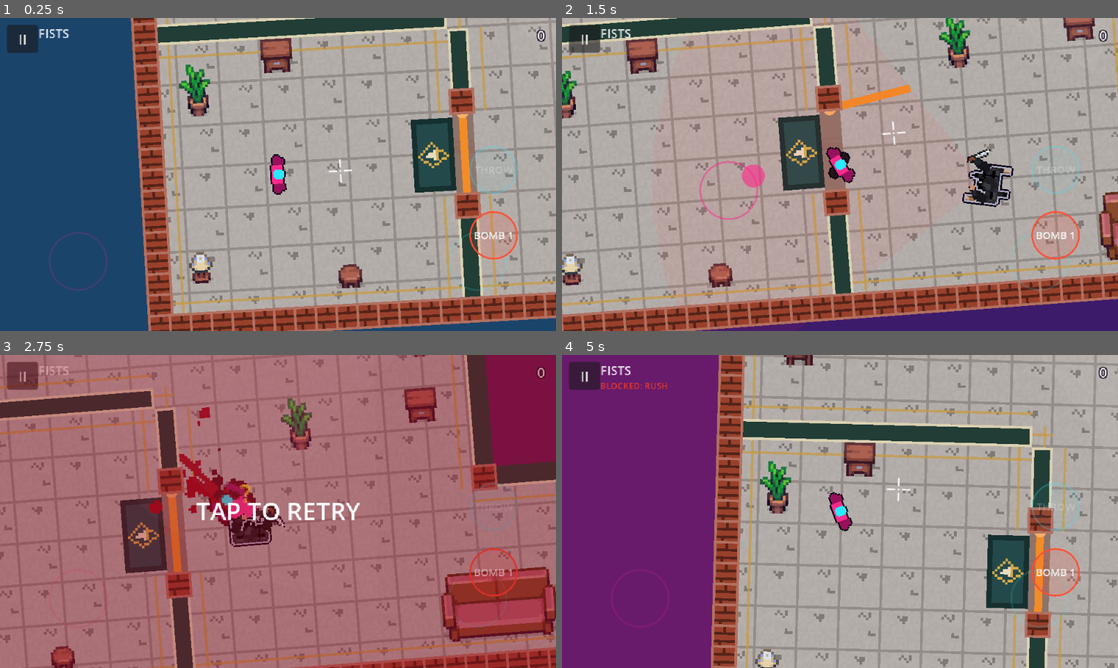
Above: before the commit, frames 1-4 (two rows, left to right).
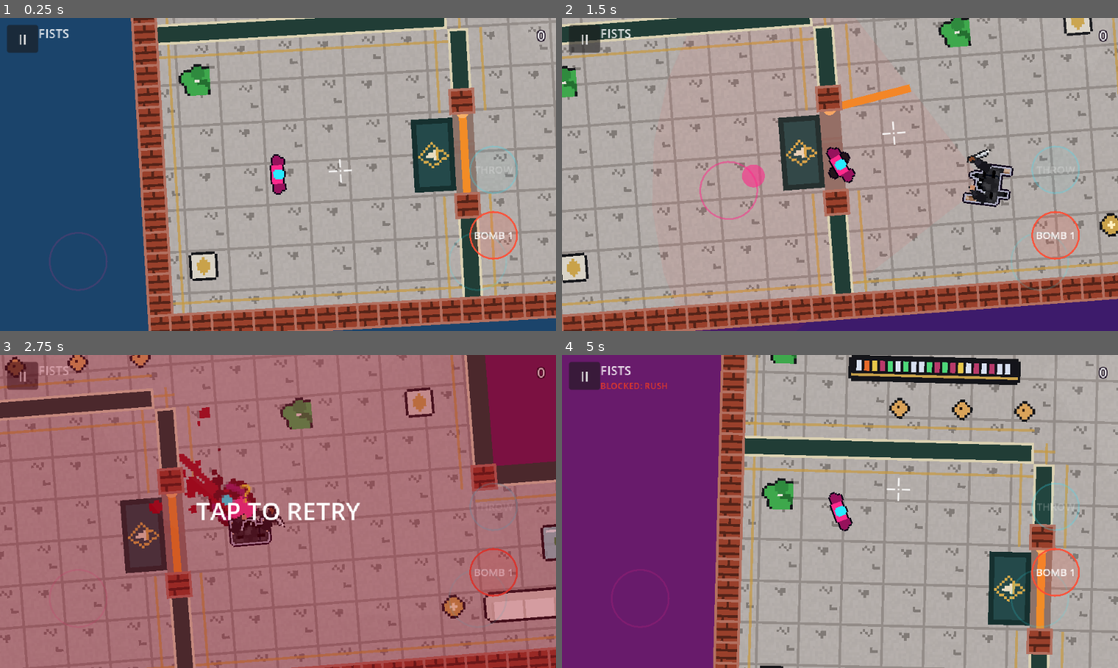
Above: after the commit, the same moments.

Repository: Evildodo3301/cyberhouse
Game: Godot game, scene res://scenes/levels/level_01.tscn
Same seed, same stepped clock (60 frames per second), same inputs: the game is played once before the commit and once after it.
Inputs (mouse positions are in pixels of both pictures, inside the frame that each line leads up to):
- Up to frame 1 (0.25 s): no input
- Up to frame 2 (1.5 s): tap Enter at 0.5 s; move the mouse to (962, 158) at 0.52 s; hold D (move_right) 0.53-1.25 s; tap Down (aim_down) at 0.6 s; click (962, 158) at 0.67 s; drag from (728, 190) to (856, 115) at 1.27 s
- Up to frame 3 (2.75 s): tap Enter at 2 s; move the mouse to (333, 442) at 2.02 s; hold D (move_right) from 2.03 s (still down); tap Right (aim_right) at 2.1 s
- Up to frame 4 (5 s): release D (move_right) at 2.75 s; tap Enter at 2.75 s; drag from (812, 574) to (673, 464) at 2.77 s; move the mouse to (1006, 558) at 3.52 s; hold A (move_left) 3.53-4.25 s; tap Space (attack) at 3.6 s; drag from (673, 464) to (756, 433) at 4.27 s

The runs differ from the first frame. In frame 1, 2.1% of the frame differs, in the area x 32-66%, y 6-87%; in frame 2, 3.4%; in frame 3, 6.0%; in frame 4, 32%, in the area x 26-100%, y 0-100%.

Commit message:
Fancy house furniture in every room of level 1
The Art Director's furniture (white sofas, leopard rug, glass tables, TV
walls, vinyl cabinets, pianos, desks, bars and stools, gold lamps, plants,
statues, kitchen counters, sink, stove, fridge, bathtubs, toilets) replaces
the old interiors pieces, arranged per room: a lounge with sofas round the
leopard rug, a kitchen with an island and stools, a bar in the exit room,
bathrooms, bedrooms (old beds kept until there are fancy ones). A room with
its own big rug gets no gang rug. Doors, spawns and pickups stay clear.

No version bump: no build until the Creative Director asks for one.

Co-Authored-By: Claude Opus 5.5 (1M context) <noreply@anthropic.com>
Claude-Session: https://claude.ai/code/session_01NRYTnNTQ9YXp86yos9nk5w

Diff:
--- a/scenes/levels/level_01.tscn
+++ b/scenes/levels/level_01.tscn
@@ -94,115 +94,102 @@
 floor_bath 57 58
 floor_marble 90 50
 bed_blue 2 2
-cabinet 6 2
-lamp 9 3
-desk 26 2
-chair 26 6
-cabinet 33 2
-plant 43 2
+gold_lamp 6 2
+desk 22 2
+chair 23 4
+plant 28 2
+vinyl_cabinet 2 12
+piano 12 12
+statue 2 22
+plant 28 14
+bathtub 33 2
+kitchen_sink 40 2
+toilet 43 2
+plant 43 9
+statue 33 9
 bed_green 48 2
-cabinet 52 2
-plant 70 17
-bed_green 75 2
+gold_lamp 52 2
+tv_wall 60 2
+vinyl_cabinet 69 2
+white_sofa_long 58 9
+statue 48 14
+plant 71 17
+bed_blue 76 2
+gold_lamp 80 2
+desk 84 2
+chair 85 4
+statue 96 2
 bed_green 99 2
-desk 84 2
-chair 85 6
-books 80 2
-plant 45 22
-plant 100 23
-sofa 20 34
-table 26 38
-plant 2 31
-chair_side 3 46
-lamp 2 36
-plant 47 61
-table 63 34
-chair 60 34
-chair 71 34
-stool 74 32
-stool 77 32
-cabinet 56 31
-cabinet 76 61
-stool 66 61
-desk 98 34
-chair_side 96 38
-books 84 31
+white_sofa_side 101 8
+piano 76 12
+plant 101 17
+statue 45 22
+plant 70 22
+gold_lamp 74 22
+plant 46 27
+statue 76 27
+plant 84 27
+leopard_rug 20 33
+white_sofa_long 21 31
+white_sofa_side 18 33
+leopard_cushion 23 31
+leopard_cushion 28 31
+leopard_cushion 18 35
+glass_table 24 35
+tv_wall 21 41
+gold_lamp 31 31
+gold_lamp 16 40
+piano 2 31
+vinyl_cabinet 2 36
+statue 2 40
+plant 2 46
+desk 40 31
+chair 41 33
+plant 48 31
+bar_counter 6 47
+bar_stool 8 49
+bar_stool 11 49
+bar_stool 14 49
+white_sofa_long 30 62
+glass_table 33 59
+gold_lamp 28 62
+plant 47 57
+statue 47 62
+plant 21 52
+statue 27 52
 plant 2 53
-books 12 2
-books 14 2
-cabinet 18 2
-plant 22 2
-plant 2 9
-books 2 13
-cabinet 2 16
-lamp 2 20
-plant 2 25
-stool 22 27
-sofa 16 16
-books 29 10
-cabinet 29 14
-cabinet 37 2
-lamp 40 2
-cabinet 33 7
-stool 43 9
-plant 43 12
-table 36 8
-desk 58 2
-chair 58 4
-books 66 2
-cabinet 70 2
-lamp 71 6
-plant 48 9
-cabinet 48 14
-table 60 9
-stool 66 10
-cabinet 89 2
-plant 93 2
-lamp 76 9
-cabinet 76 13
-plant 101 10
-books 101 15
-sofa 80 12
-cabinet 70 22
-books 74 22
-stool 46 27
-lamp 52 27
-cabinet 76 27
-stool 84 27
-books 22 30
-cabinet 36 30
-plant 44 30
-cabinet 48 30
-table 40 36
-stool 45 37
-plant 27 48
-cabinet 2 41
-cabinet 6 52
-lamp 2 62
-stool 9 63
-sofa 28 61
-table 36 59
-chair 34 59
-plant 21 52
-cabinet 27 52
-cabinet 79 31
-plant 52 31
-sofa 62 43
-stool 54 44
-cabinet 101 30
-plant 85 50
-cabinet 85 55
-lamp 85 61
-books 92 63
-table 90 46
-sofa 92 51
-cabinet 52 61
-books 60 62
+statue 2 62
+kitchen_counter 52 30
+fridge 57 30
+stove 72 30
+kitchen_sink 74 30
+kitchen_counter 76 30
+kitchen_counter 62 38
+bar_stool 62 40
+bar_stool 64 40
+bar_stool 66 40
+glass_table 54 44
+plant 79 49
+bar_counter 88 35
+bar_stool 89 37
+bar_stool 92 37
+bar_stool 95 37
+gold_lamp 101 31
+white_sofa_side 101 38
+glass_table 96 40
+piano 89 47
+statue 85 50
+plant 85 63
+tv_wall 88 63
+bathtub 58 62
+toilet 52 62
+kitchen_sink 52 57
 plant 60 57
 bed_blue 78 56
-books 64 56
-plant 70 62
-desk 79 61"
+gold_lamp 78 61
+vinyl_cabinet 64 62
+desk 64 57
+chair 65 59"
 
 [node name="Player" parent="." instance=ExtResource("4_player")]
 
--- a/scripts/levels/level_map.gd
+++ b/scripts/levels/level_map.gd
@@ -23,7 +23,8 @@
 ##
 ## Furniture goes in a second list, one item per line: "sofa 17 1" puts a
 ## sofa with its top-left corner on tile (17, 1). "floor_brick 5 5" gives
-## the room around tile (5, 5) a brick floor (kitchens, bathrooms); other
+## the room around tile (5, 5) a brick floor; "floor_marble",
+## "floor_dark_marble" and "floor_bath" give it a fancy floor; other
 ## rooms get wood. Solid pieces block you,
 ## enemies and bullets (enemies path round them); rugs are floor decoration.
 ## Art: Pixel 16 Interiors (free version) by zedpxl, see CREDITS.md.
@@ -68,6 +69,17 @@
 	preload("res://assets/levels/rugs/doormat-B-wire-crown-28x16.png"),
 	preload("res://assets/levels/rugs/doormat-C-static-saints-28x16.png"),
 ]
+## The fancy house furniture (our own, one file each in
+## res://assets/levels/furniture/): whether it is solid. These names win
+## over the interiors sheet's when both have one (plant, chair, desk).
+const FANCY_FURNITURE := {
+	"leopard_rug": false, "leopard_cushion": false,
+	"white_sofa_long": true, "white_sofa_side": true, "glass_table": true,
+	"tv_wall": true, "vinyl_cabinet": true, "piano": true, "desk": true,
+	"chair": true, "bar_counter": true, "bar_stool": true, "gold_lamp": true,
+	"plant": true, "statue": true, "kitchen_counter": true, "kitchen_sink": true,
+	"stove": true, "fridge": true, "bathtub": true, "toilet": true,
+}
 ## Floor tiles in the interiors sheet. Rooms take turns: wood, brick, wood...
 const WOOD_TILES := [Rect2(96, 48, 16, 16), Rect2(112, 48, 16, 16)]
 const BRICK_TILES := [Rect2(48, 32, 16, 16), Rect2(48, 48, 16, 16)]
@@ -265,7 +277,7 @@
 	rooms.sort()
 	for room in rooms:
 		var tiles: Array = tiles_of_room[room]
-		if tiles.size() < rug_min_tiles:
+		if tiles.size() < rug_min_tiles or _rooms_with_own_rug().has(room):
 			continue
 		var middle := Vector2.ZERO
 		for at in tiles:
@@ -291,6 +303,16 @@
 		_add_rug(GANG_DOORMATS[rng.randi() % GANG_DOORMATS.size()], spot, door.rotation)
 
 
+## Rooms whose furniture list already has a big rug (they get no gang rug).
+func _rooms_with_own_rug() -> Dictionary:
+	var rooms := {}
+	for line in furniture.strip_edges().split("\n", false):
+		var parts := line.strip_edges().split(" ", false)
+		if parts.size() == 3 and parts[0] == "leopard_rug":
+			rooms[_room_of_tile.get(Vector2i(int(parts[1]), int(parts[2])), -1)] = true
+	return rooms
+
+
 ## True if every tile of the size x size block at `corner` is floor of `room`.
 func _room_covers(room: int, corner: Vector2i, size: Vector2i) -> bool:
 	for y in size.y:
@@ -322,20 +344,28 @@
 		if parts.size() == 3 and parts[0].begins_with("floor_") and FANCY_FLOORS.has(parts[0].trim_prefix("floor_")):
 			_room_floor[_room_of_tile.get(Vector2i(int(parts[1]), int(parts[2])), -1)] = parts[0].trim_prefix("floor_")
 			continue
-		if parts.size() != 3 or not FURNITURE.has(parts[0]):
+		if parts.size() != 3 or not (FURNITURE.has(parts[0]) or FANCY_FURNITURE.has(parts[0])):
 			push_warning("LevelMap: bad furniture line '%s'" % line)
 			continue
-		var region: Rect2 = FURNITURE[parts[0]][0]
-		var solid: bool = FURNITURE[parts[0]][1]
 		var piece := Sprite2D.new()
 		piece.name = parts[0].capitalize().replace(" ", "")
-		piece.texture = INTERIORS
-		piece.region_enabled = true
-		piece.region_rect = region
+		var region: Rect2
+		var solid: bool
+		if FANCY_FURNITURE.has(parts[0]):
+			piece.texture = load("res://assets/levels/furniture/%s.png" % parts[0])
+			region = Rect2(Vector2.ZERO, piece.texture.get_size())
+			solid = FANCY_FURNITURE[parts[0]]
+			piece.add_to_group("fancy_furniture")
+		else:
+			region = FURNITURE[parts[0]][0]
+			solid = FURNITURE[parts[0]][1]
+			piece.texture = INTERIORS
+			piece.region_enabled = true
+			piece.region_rect = region
 		piece.centered = false
 		piece.texture_filter = CanvasItem.TEXTURE_FILTER_NEAREST
 		piece.position = Vector2(int(parts[1]), int(parts[2])) * tile_px
-		if not solid:
+		if parts[0].ends_with("rug") or parts[0].begins_with("rug_"):
 			piece.z_index = -1   # rugs: on the floor, under the blood
 		add_child(piece)
 		if solid:
--- a/tests/level_01_test.gd
+++ b/tests/level_01_test.gd
@@ -52,8 +52,14 @@
 	# Looks: the player wears the pink sheet, every enemy the cop sheet.
 	check(player._sprite != null and player._sprite.texture.resource_path.ends_with("player_torso.png"), "the player wears the pink template torso")
 	check(player._legs_sprite != null and player._legs_sprite.get_parent().name == "Legs", "the template's feet are on the legs (they turn apart)")
-	var pieces := map.get_children().filter(func(c): return c is Sprite2D and c.region_enabled)
-	check(pieces.size() >= 30, "furniture in every room (%d pieces)" % pieces.size())
+	var pieces := map.get_children().filter(func(c): return c is Sprite2D and (c.region_enabled or c.is_in_group("fancy_furniture")))
+	check(pieces.size() >= 80, "lots of furniture (%d pieces)" % pieces.size())
+	var fancy_rooms := {}
+	for piece in root.get_tree().get_nodes_in_group("fancy_furniture"):
+		fancy_rooms[map.room_at(piece.position + piece.texture.get_size() * 0.5)] = true
+	check(fancy_rooms.size() == map.room_count(), "fancy furniture in every room (%d of %d)" % [fancy_rooms.size(), map.room_count()])
+	var leopard = map.get_children().filter(func(c): return c is Sprite2D and c.name == "LeopardRug")
+	check(leopard.size() == 1 and leopard[0].z_index == -1, "the leopard rug lies under the blood")
 	check(enemies.all(func(e): return e.sheet.resource_path.ends_with("cop_suit.png")), "every enemy wears a black suit")
 	var thugs := enemies.filter(func(e): return e.carried_weapon and e.carried_weapon.id == &"machete")
 	check(thugs.size() == 4, "4 enemies carry a machete")
Binary file added: assets/levels/furniture/bar_counter.png
Not shown, added: assets/levels/furniture/bar_counter.png.import
Binary file added: assets/levels/furniture/bar_stool.png
Not shown, added: assets/levels/furniture/bar_stool.png.import
Binary file added: assets/levels/furniture/bathtub.png
Not shown, added: assets/levels/furniture/bathtub.png.import
Binary file added: assets/levels/furniture/chair.png
Not shown, added: assets/levels/furniture/chair.png.import
Binary file added: assets/levels/furniture/desk.png
Not shown, added: assets/levels/furniture/desk.png.import
Binary file added: assets/levels/furniture/fridge.png
Not shown, added: assets/levels/furniture/fridge.png.import
(and 31 more such lines)
